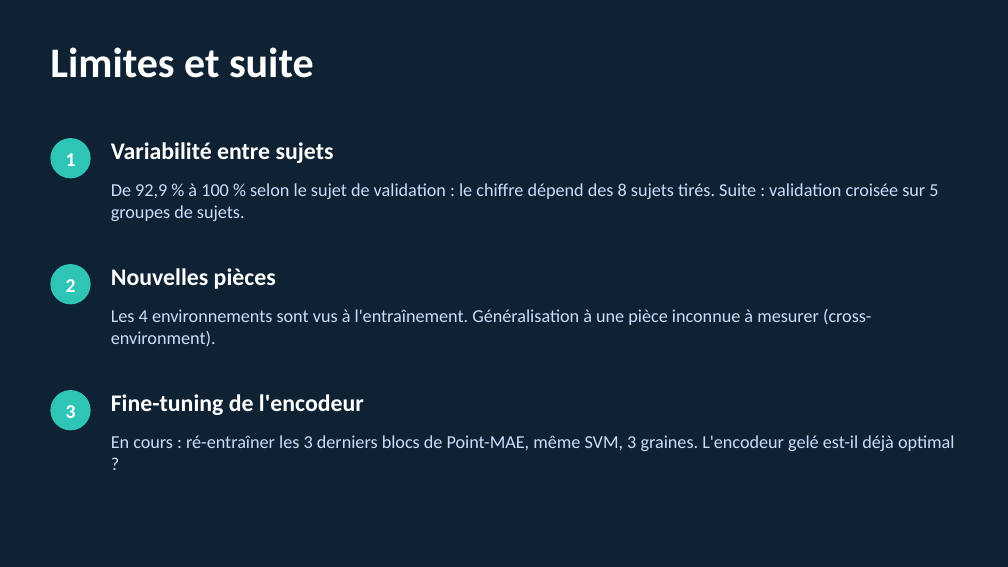
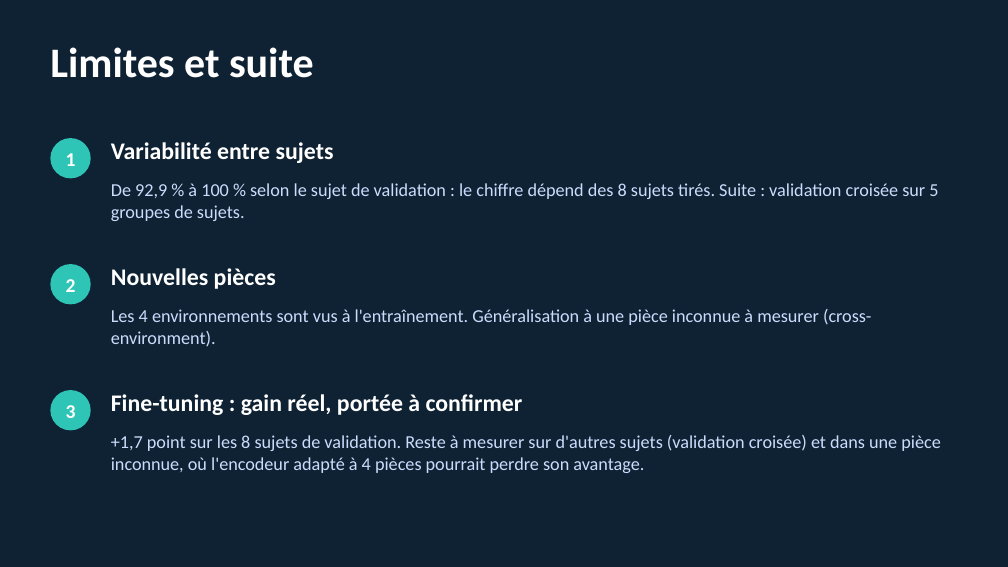
Before and after one commit to KazuWaii/LIARA_2026_internship, a slide deck: slide 11 of presentation_mmfi_fr.pptx. Drawn at 1008x567 pixels with LibreOffice and Linux fonts; fonts in the diff are those of the drawing. Boxes give left, top, right and bottom in pixels: in the first picture for what was removed or moved away, otherwise in the second. Text is boxed around its words. In the diff, an @@ line names an element or a change of style, - is before the commit and + after.

```diff
--- a/presentation_mmfi_fr.pptx
+++ b/presentation_mmfi_fr.pptx
@@ text at <box>111,394,523,415</box>: text changed @@
-Fine-tuning de l'encodeur
+Fine-tuning : gain réel, portée à confirmer
@@ text at <box>111,435,940,473</box>: text changed @@
-En cours : ré-entraîner les 3 derniers blocs de Point-MAE, même SVM, 3 graines. L'encodeur gelé est-il déjà optimal ?
++1,7 point sur les 8 sujets de validation. Reste à mesurer sur d'autres sujets (validation croisée) et dans une pièce inconnue, où l'encodeur adapté à 4 pièces pourrait perdre son avantage.
```
Also in this commit, not shown: 2 other slides changed, 1 other file.
